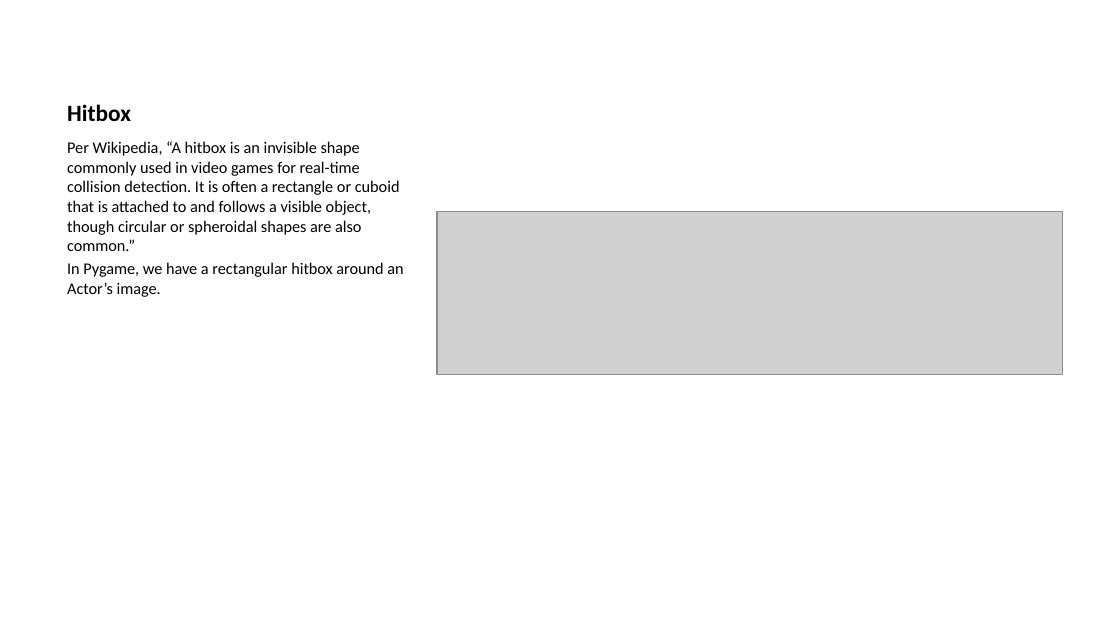
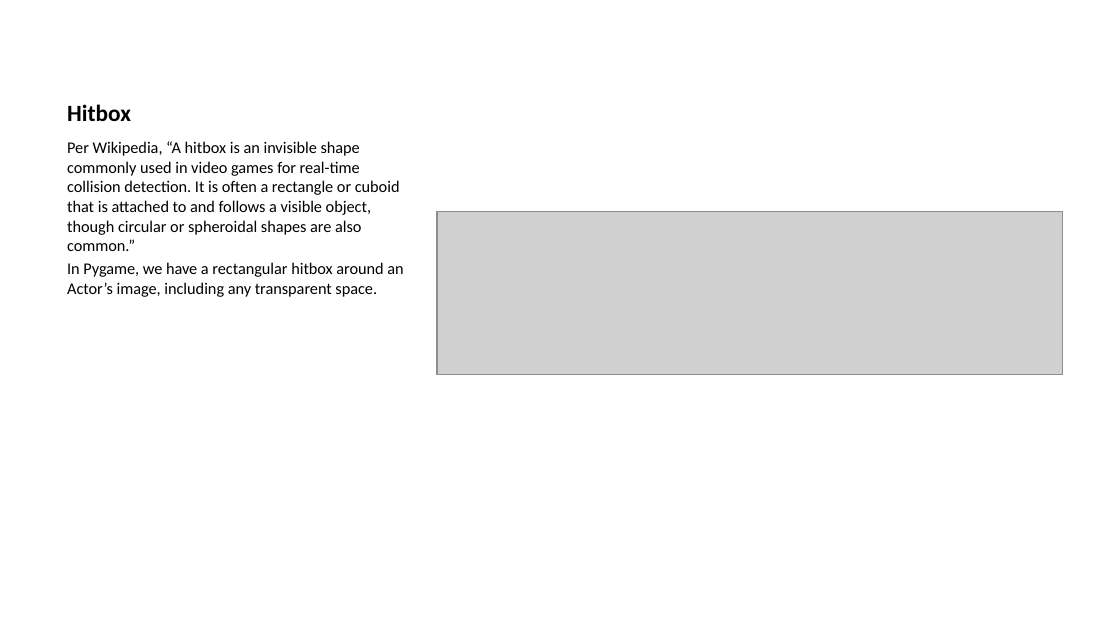
Before and after one commit to mjdargen/cs4040, a slide deck: slide 3 of course/u3m3/u3m3-slides.pptx. Drawn at 1120x630 pixels with LibreOffice and Linux fonts; fonts in the diff are those of the drawing; grey boxes stand for pictures. Boxes give left, top, right and bottom in pixels: in the first picture for what was removed or moved away, otherwise in the second. Text is boxed around its words. In the diff, an @@ line names an element or a change of style, - is before the commit and + after.

```diff
--- a/course/u3m3/u3m3-slides.pptx
+++ b/course/u3m3/u3m3-slides.pptx
@@ text at [67,262,403,297]: text changed @@
-In Pygame, we have a rectangular hitbox around an Actor’s image.
+In Pygame, we have a rectangular hitbox around an Actor’s image, including any transparent space.
```
Also in this commit, not shown: 4 other slides changed, 4 slides added, 18 other files.
